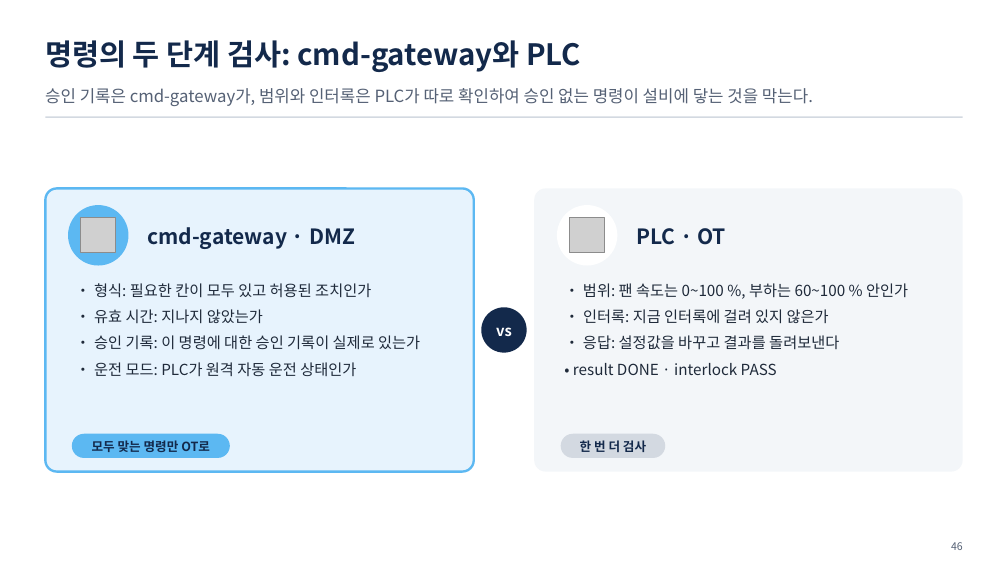
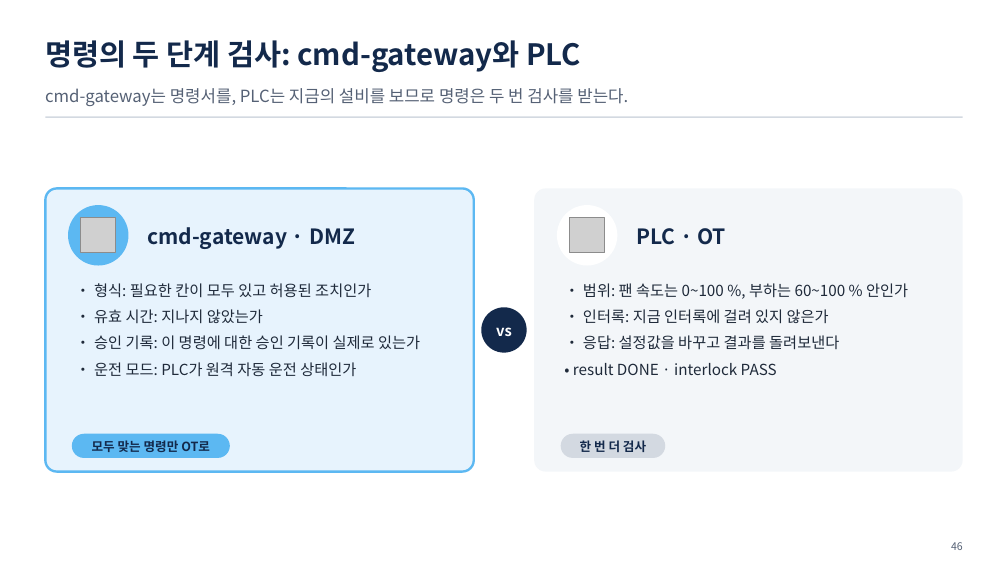
Before and after one commit to uengine-oss/hyd-iot-edu, a slide deck: slide 46 of course/slides/integrated/통합반_01일차.pptx. Drawn at 1008x567 pixels with LibreOffice and Linux fonts; fonts in the diff are those of the drawing; grey boxes stand for pictures. Boxes give left, top, right and bottom in pixels: in the first picture for what was removed or moved away, otherwise in the second. Text is boxed around its words. In the diff, an @@ line names an element or a change of style, - is before the commit and + after.

```diff
--- a/course/slides/integrated/통합반_01일차.pptx
+++ b/course/slides/integrated/통합반_01일차.pptx
@@ text at (45, 88, 628, 106): text changed @@
-승인 기록은 cmd-gateway가, 범위와 인터록은 PLC가 따로 확인하여 승인 없는 명령이 설비에 닿는 것을 막는다.
+cmd-gateway는 명령서를, PLC는 지금의 설비를 보므로 명령은 두 번 검사를 받는다.
```
Also in this commit, not shown: 16 other slides changed, 10 other files.
